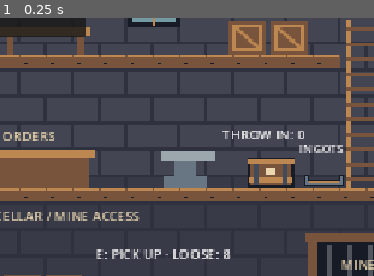
Above: before the commit, frame 1.
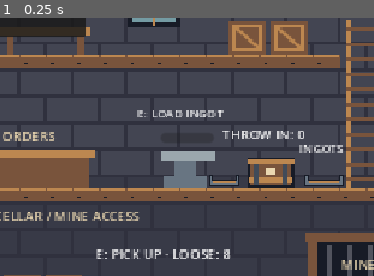
Above: after the commit, the same moment.

Repository: CobaltJT/testproj
Game: Godot game, scene res://scenes/session.tscn
Same seed, same stepped clock (60 frames per second), same inputs: the game is played once before the commit and once after it.
Inputs:
- Up to frame 1 (0.25 s): no input
The pictures show only the part of the screen within x 31-81%, y 34-84%; the shares and areas given below are measured in that part.

The runs differ from the first frame. In frame 1, 0.6% of the frame differs, in the area x 36-64%, y 35-66%.

Commit message:
Add shared anvil recipe turning ingots into physical hammers

Diff:
--- /dev/null
+++ b/assets/textures/hammer.svg
@@ -0,0 +1 @@
+<svg xmlns="http://www.w3.org/2000/svg" width="12" height="10" viewBox="0 0 12 10" shape-rendering="crispEdges"><path fill="#171b26" d="M0 0h12v5H8v5H4V5H0z"/><path fill="#91aeb7" d="M1 1h10v3H1z"/><path fill="#d5e7e6" d="M2 1h8v1H2z"/><path fill="#bc8750" d="M5 4h2v5H5z"/></svg>
--- /dev/null
+++ b/scenes/anvil_station.tscn
@@ -0,0 +1,30 @@
+[gd_scene load_steps=3 format=3]
+[ext_resource type="Texture2D" path="res://assets/textures/output_tray.svg" id="1"]
+[sub_resource type="RectangleShape2D" id="Tray"]
+size = Vector2(18, 3)
+[node name="AnvilStation" type="Node2D"]
+[node name="WorkLabel" type="Label" parent="."]
+offset_left = 230.0
+offset_top = 166.0
+theme_override_font_sizes/font_size = 7
+text = "E: LOAD INGOT"
+mouse_filter = 2
+[node name="Progress" type="ProgressBar" parent="."]
+offset_left = 244.0
+offset_top = 183.0
+offset_right = 276.0
+offset_bottom = 189.0
+max_value = 5.0
+show_percentage = false
+mouse_filter = 2
+[node name="Tray" type="Sprite2D" parent="."]
+position = Vector2(282, 211.5)
+scale = Vector2(0.75, 1)
+texture_filter = 1
+texture = ExtResource("1")
+[node name="TrayBody" type="StaticBody2D" parent="."]
+collision_layer = 8
+collision_mask = 4
+[node name="Shape" type="CollisionShape2D" parent="TrayBody"]
+position = Vector2(282, 212.5)
+shape = SubResource("Tray")
--- a/scripts/forge_state.gd
+++ b/scripts/forge_state.gd
@@ -1,6 +1,7 @@
 extends RefCounted
 ## One shared job. Work time advances once per host tick, regardless of helpers.
 const DURATION := 5.0
+var output_kind := "ingot"
 var piece := -1
 var progress := 0.0
 var worker := 0
@@ -12,6 +13,9 @@
 	if worker == 0:
 		return result
 	if piece == -1:
+		if output_kind != "ingot":
+			worker = 0
+			return result
 		piece = ore.begin_smelting()
 		if piece == -1:
 			worker = 0
@@ -21,7 +25,10 @@
 		progress = minf(DURATION, progress + delta)
 		if progress >= DURATION - 0.00001:
 			result.finished = piece
-			ore.finish_smelting(piece)
+			if output_kind == "ingot":
+				ore.finish_smelting(piece)
+			else:
+				ore.finish_hammer(piece)
 			piece = -1
 			progress = 0.0
 			worker = 0
@@ -34,3 +41,16 @@
 	piece = state.piece
 	progress = state.progress
 	worker = state.worker
+
+func load_ingot(player: int, ore: RefCounted) -> bool:
+	if output_kind != "hammer" or piece != -1:
+		return false
+	var carried: int = ore.carried_by(player)
+	if carried == -1 or ore.pieces[carried].kind != "ingot":
+		return false
+	ore.release_carrier(player)
+	ore.pieces[carried].processing = true
+	piece = carried
+	progress = 0.0
+	worker = 0
+	return true
--- a/scripts/ore_state.gd
+++ b/scripts/ore_state.gd
@@ -74,3 +74,8 @@
 	if pieces.has(id) and pieces[id].processing:
 		pieces[id].processing = false
 		pieces[id].kind = "ingot"
+
+func finish_hammer(id: int) -> void:
+	if pieces.has(id) and pieces[id].processing and pieces[id].kind == "ingot":
+		pieces[id].processing = false
+		pieces[id].kind = "hammer"
--- a/scripts/session.gd
+++ b/scripts/session.gd
@@ -7,6 +7,11 @@
 const FORGE_STATE = preload("res://scripts/forge_state.gd")
 const ORE_TEXTURE = preload("res://assets/textures/ore.svg")
 const INGOT_TEXTURE = preload("res://assets/textures/ingot.svg")
+const HAMMER_TEXTURE = preload("res://assets/textures/hammer.svg")
+const ANVIL_POSITION := Vector2(260, 216)
+const TOOL_OUTPUT := Vector2(282, 197)
+var anvil = FORGE_STATE.new()
+var anvil_station: Node2D
 const FORGE_POSITION := Vector2(393, 216)
 const OUTPUT_POSITION := Vector2(342, 197)
 var forge = FORGE_STATE.new()
@@ -39,6 +44,8 @@
 	world.add_child(stations)
 	forge_station = preload("res://scenes/forge_station.tscn").instantiate()
 	world.add_child(forge_station)
+	anvil_station = preload("res://scenes/anvil_station.tscn").instantiate()
+	world.add_child(anvil_station)
 	reset_ore(false)
 	var layer := CanvasLayer.new()
 	add_child(layer)
@@ -136,6 +143,7 @@
 	receive_ore.rpc_id(id, ore.snapshot())
 	receive_ore_motion.rpc_id(id, ore_motion())
 	receive_forge.rpc_id(id, forge.snapshot())
+	receive_anvil.rpc_id(id, anvil.snapshot())
 
 @rpc("authority", "call_local", "reliable")
 func spawn_player(id: int, at: Vector2) -> void:
@@ -187,6 +195,7 @@
 				apply_controls(id, Vector2.ZERO, false, false)
 				work_held[id] = false
 		step_forge(delta)
+		step_anvil(delta)
 		tick += 1
 		if tick % 3 == 0:
 			var state: Array = []
@@ -196,6 +205,7 @@
 			receive_state.rpc(state)
 			receive_ore_motion.rpc(ore_motion())
 			receive_forge.rpc(forge.snapshot())
+			receive_anvil.rpc(anvil.snapshot())
 	else:
 		send_controls.rpc_id(1, axis, jump, climb, Input.is_action_pressed("interact"))
 
@@ -272,12 +282,24 @@
 	if now - last_interaction.get(id, -1000) < 150:
 		return
 	last_interaction[id] = now
-	var message := "E: pick up · F: throw · Q: drop · Hold E at forge: work"
+	if near_anvil(players[id]) and ore.carried_by(id) != -1:
+		var loaded: bool = anvil.load_ingot(id, ore)
+		receive_ore.rpc(ore.snapshot())
+		receive_anvil.rpc(anvil.snapshot())
+		var feedback := "Ingot loaded. Hold E for 5 seconds to make a hammer." if loaded else "Anvil needs a carried ingot and an empty job slot."
+		if id == 1:
+			interaction_feedback(feedback)
+		else:
+			interaction_feedback.rpc_id(id, feedback)
+		return
+	var message := "E: pick up · F: throw · Q: drop · Hold E at a station: work"
 	if near_forge(players[id]):
 		message = "Hold E with empty hands to forge an ingot (5 seconds)."
+	elif near_anvil(players[id]):
+		message = "Hold E with empty hands to make a hammer (5 seconds)." if anvil.piece != -1 else "Bring a carried ingot and press E to load the anvil."
 	if id in ore.carriers:
-		message = "F: throw toward the bin · Q: drop"
-	elif not near_forge(players[id]):
+		message = "F: throw · Q: drop · E at anvil: load an ingot"
+	elif not near_forge(players[id]) and not (near_anvil(players[id]) and anvil.piece != -1):
 		var nearest := -1
 		var distance := 24.0
 		for piece_id in ore_bodies:
@@ -288,7 +310,7 @@
 				distance = offset.length()
 				nearest = piece_id
 		if nearest != -1 and ore.pickup(id, nearest):
-			message = "Ore picked up. F: throw · Q: drop"
+			message = "Picked up %s. F: throw · Q: drop" % ore.pieces[nearest].kind
 
 	receive_ore.rpc(ore.snapshot())
 	if id == 1:
@@ -307,12 +329,13 @@
 
 func refresh_ore() -> void:
 	refresh_forge()
+	refresh_anvil()
 	stations.get_node("SupplyLabel").text = "E: PICK UP · LOOSE: %s" % ore.available
 	stations.get_node("BinLabel").text = "THROW IN: %s" % ore.deposited
 	for piece_id in ore_bodies:
 		var body: RigidBody2D = ore_bodies[piece_id]
 		var loose: bool = ore.is_loose(piece_id)
-		body.get_node("Sprite2D").texture = INGOT_TEXTURE if ore.pieces[piece_id].kind == "ingot" else ORE_TEXTURE
+		body.get_node("Sprite2D").texture = material_texture(ore.pieces[piece_id].kind)
 		body.visible = loose
 		body.freeze = not loose or not (active and multiplayer.is_server())
 		body.collision_layer = 4 if loose and multiplayer.is_server() else 0
@@ -321,7 +344,7 @@
 		var carried: int = ore.carried_by(id)
 		players[id].get_node("CarriedOre").visible = carried != -1
 		if carried != -1:
-			players[id].get_node("CarriedOre").texture = INGOT_TEXTURE if ore.pieces[carried].kind == "ingot" else ORE_TEXTURE
+			players[id].get_node("CarriedOre").texture = material_texture(ore.pieces[carried].kind)
 
 func reset_ore(simulate: bool) -> void:
 	for body in ore_bodies.values():
@@ -331,6 +354,9 @@
 	hit_cooldowns.clear()
 	ore = ORE_STATE.new()
 	forge = FORGE_STATE.new()
+	anvil = FORGE_STATE.new()
+	anvil.output_kind = "hammer"
+	refresh_anvil()
 	work_held.clear()
 	refresh_forge()
 	for id in ore.pieces:
@@ -454,3 +480,40 @@
 	elif ore.deposited == 0:
 		text = "NEED ORE"
 	forge_station.get_node("WorkLabel").text = text
+
+func material_texture(kind: String) -> Texture2D:
+	if kind == "hammer":
+		return HAMMER_TEXTURE
+	return INGOT_TEXTURE if kind == "ingot" else ORE_TEXTURE
+
+func near_anvil(dwarf: CharacterBody2D) -> bool:
+	return absf(dwarf.position.x - ANVIL_POSITION.x) <= 20 and absf(dwarf.position.y - ANVIL_POSITION.y) <= 6
+
+func step_anvil(delta: float) -> void:
+	var eligible: Array[int] = []
+	for id in players:
+		var dwarf = players[id]
+		if work_held.get(id, false) and near_anvil(dwarf) and dwarf.is_on_floor() and not dwarf.climbing and dwarf.hit_stun == 0 and dwarf.controls.is_zero_approx() and not dwarf.jump_held and ore.carried_by(id) == -1:
+			eligible.append(id)
+	eligible.sort()
+	var result: Dictionary = anvil.step(delta, eligible, ore)
+	if result.finished != -1:
+		var body: RigidBody2D = ore_bodies[result.finished]
+		position_ore(body, TOOL_OUTPUT, Vector2(0, 20))
+		body.angular_velocity = 0
+		receive_ore.rpc(ore.snapshot())
+		receive_ore_motion.rpc(ore_motion())
+		receive_anvil.rpc(anvil.snapshot())
+	refresh_anvil()
+
+@rpc("authority", "call_remote", "reliable")
+func receive_anvil(state: Dictionary) -> void:
+	anvil.restore(state)
+	refresh_anvil()
+
+func refresh_anvil() -> void:
+	anvil_station.get_node("Progress").value = anvil.progress
+	var text := "E: LOAD INGOT"
+	if anvil.piece != -1:
+		text = "%s %.1f/5s" % ["WORK" if anvil.worker != 0 else "PAUSED", anvil.progress]
+	anvil_station.get_node("WorkLabel").text = text
--- /dev/null
+++ b/tests/anvil.gd
@@ -0,0 +1,37 @@
+extends SceneTree
+const ORE = preload("res://scripts/ore_state.gd")
+const JOB = preload("res://scripts/forge_state.gd")
+var failures := 0
+func check(ok: bool, message: String) -> void:
+	if ok:
+		print("PASS anvil: ", message)
+	else:
+		failures += 1
+		push_error(message)
+func _initialize() -> void:
+	var ore = ORE.new()
+	var job = JOB.new()
+	job.output_kind = "hammer"
+	ore.pickup(1, 0)
+	check(not job.load_ingot(1, ore) and ore.carried_by(1) == 0, "Reject raw ore without taking it")
+	ore.release_carrier(1)
+	ore.store(0)
+	ore.finish_smelting(ore.begin_smelting())
+	ore.pickup(1, 0)
+	check(job.load_ingot(1, ore) and ore.carried_by(1) == -1 and ore.pieces[0].processing, "Load one carried ingot into shared job")
+	check(not job.load_ingot(2, ore), "Cannot overwrite an existing job")
+	var first: Array[int] = [1, 2]
+	var none: Array[int] = []
+	var second: Array[int] = [2]
+	job.step(2, first, ore)
+	job.step(10, none, ore)
+	check(job.progress == 2 and job.worker == 0, "Multiple workers do not accelerate; release pauses")
+	job.step(2.9, second, ore)
+	check(ore.pieces[0].kind == "ingot" and job.worker == 2, "Handoff resumes and cannot finish before five seconds")
+	job.step(0.1, second, ore)
+	check(ore.is_loose(0) and ore.pieces[0].kind == "hammer" and ore.pieces.size() == 8, "Five seconds makes one hammer without duplicating material")
+	check(not ore.store(0), "Hammer cannot be smelted as ore")
+	job.step(10, first, ore)
+	check(job.piece == -1 and job.progress == 0, "Empty anvil cannot start another recipe automatically")
+	print("ANVIL RESULT: ", failures, " failures")
+	quit(1 if failures else 0)
--- /dev/null
+++ b/tests/anvil_physics.gd
@@ -0,0 +1,63 @@
+extends SceneTree
+var session: Node
+var failures := 0
+func check(ok: bool, message: String) -> void:
+	if ok:
+		print("PASS anvil physics: ", message)
+	else:
+		failures += 1
+		push_error(message)
+func frames(count: int) -> void:
+	for i in range(count):
+		await physics_frame
+		await process_frame
+func _initialize() -> void:
+	call_deferred("run")
+func run() -> void:
+	session = load("res://scenes/session.tscn").instantiate()
+	root.add_child(session)
+	session.host_game()
+	var dwarf = session.players[1]
+	session.ore.store(0)
+	session.ore.finish_smelting(session.ore.begin_smelting())
+	session.ore.pickup(1, 0)
+	session.refresh_ore()
+	dwarf.position = Vector2(260, 216)
+	await frames(5)
+	Input.action_press("interact")
+	await frames(120)
+	Input.action_release("interact")
+	await frames(5)
+	check(session.anvil.piece == 0 and session.anvil.progress > 1.9 and session.anvil.progress < 2.2, "E loads ingot and advances anvil work")
+	var paused: float = session.anvil.progress
+	await frames(30)
+	check(session.anvil.progress == paused, "Anvil pauses on E release")
+	# An occupied station must not take an additional carried item.
+	session.ore.pickup(1, 1)
+	session.refresh_ore()
+	session.interact_for(1)
+	check(session.ore.carried_by(1) == 1 and session.anvil.piece == 0, "Another input cannot overwrite a loaded job")
+	session.release_ore(1, true)
+	session.spawn_player(2, Vector2(260, 216))
+	session.work_held[2] = true
+	for i in range(300):
+		await frames(1)
+		if session.ore.pieces[0].kind == "hammer":
+			break
+	session.work_held[2] = false
+	var body: RigidBody2D = session.ore_bodies[0]
+	await frames(60)
+	var at: Vector2 = session.world.to_local(body.global_position)
+	check(session.ore.pieces[0].kind == "hammer" and body.visible and not body.freeze and absf(at.x - 282) < 8, "Handoff outputs a physical hammer onto tray")
+	dwarf.position = Vector2(282, 216)
+	dwarf.velocity = Vector2.ZERO
+	await frames(5)
+	session.interact_for(1)
+	check(session.ore.carried_by(1) == 0 and dwarf.get_node("CarriedOre").texture == session.HAMMER_TEXTURE, "Hammer can be picked up with correct texture")
+	session.release_ore(1, false)
+	await frames(30)
+	check(session.ore.is_loose(0) and body.visible, "Hammer can be thrown and stays in world")
+	session.disconnect_game("Done")
+	check(session.anvil.piece == -1 and session.anvil.progress == 0, "Disconnect resets anvil state")
+	print("ANVIL PHYSICS RESULT: ", failures, " failures")
+	quit(1 if failures else 0)
--- a/tests/multiplayer.gd
+++ b/tests/multiplayer.gd
@@ -131,6 +131,36 @@
 		var output: RigidBody2D = session.ore_bodies[ingot_id()]
 		check(output.visible and output.get_node("Sprite2D").texture == session.INGOT_TEXTURE, "Every peer displays physical ingot output")
 		check(is_equal_approx(session.forge_station.get_node("Progress").value, session.forge.progress), "Progress bar follows shared forge state")
+	if role == "client1":
+		await walk_to(dwarf, 342)
+		await press_interact()
+		var collected := await until(func(): return id in session.ore.carriers)
+		check(collected, "Client picks up forge ingot for anvil")
+		await walk_to(dwarf, 260)
+		await press_interact()
+		check(session.anvil.piece != -1 and id not in session.ore.carriers, "Client loads carried ingot into shared anvil")
+		Input.action_press("interact")
+		await frames(120)
+		Input.action_release("interact")
+		var resumed := await until(func(): return session.anvil.progress >= 4 and session.anvil.worker == 0)
+		check(resumed and hammer_id() == -1, "Other players resume anvil without accelerating recipe")
+		Input.action_press("interact")
+	else:
+		await walk_to(dwarf, 260)
+		var paused_anvil := await until(func(): return session.anvil.progress > 1.8 and session.anvil.worker == 0, 900)
+		check(paused_anvil, "Loaded and paused anvil state replicates")
+		# Keep the pause visible long enough for both independent clients to observe it.
+		await frames(30)
+		Input.action_press("interact")
+		await frames(130)
+		Input.action_release("interact")
+		check(hammer_id() == -1, "Two anvil workers cannot finish before five seconds")
+	var hammered := await until(func(): return hammer_id() != -1)
+	Input.action_release("interact")
+	await frames(30)
+	check(hammered and session.anvil.piece == -1 and session.ore.pieces.size() == 8, "All peers see one hammer and conserved material identity")
+	if hammered:
+		check(session.ore_bodies[hammer_id()].visible and session.ore_bodies[hammer_id()].get_node("Sprite2D").texture == session.HAMMER_TEXTURE, "Physical hammer image replicates")
 	await walk_to(dwarf, 200)
 	if role == "host":
 		# Let the last thrower return to the waiting area, then create an impact.
@@ -183,3 +213,9 @@
 		if session.ore.pieces[piece_id].kind == "ingot":
 			return piece_id
 	return -1
+
+func hammer_id() -> int:
+	for piece_id in session.ore.pieces:
+		if session.ore.pieces[piece_id].kind == "hammer":
+			return piece_id
+	return -1
Not shown, added: assets/textures/hammer.svg.import
Not shown, added: tests/anvil.gd.uid
Not shown, added: tests/anvil_physics.gd.uid
Not shown, changed: tools/check.sh
